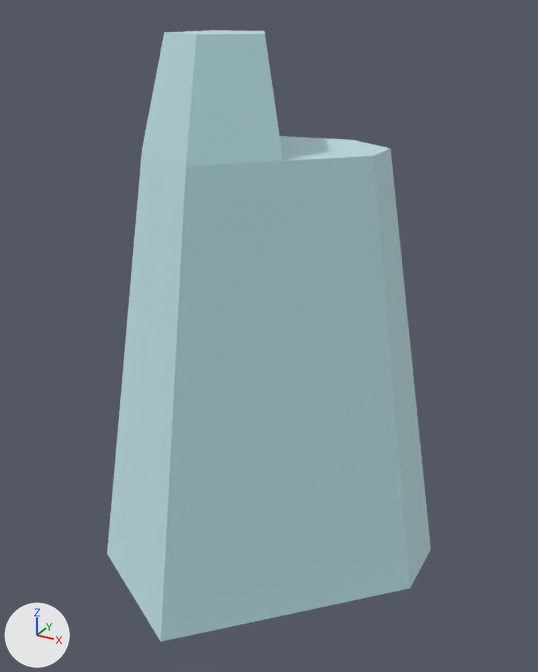
A saved change to the glTF model public/models/nf2/nature/stone_tallC.glb.
Rendered twice from a 50 mm lens placed at (0.468, -0.832, 0.759), pointed at (0.008, 0.004, 0.341). The axes (+X, +Y, +Z) are drawn at lower left. The lights are the same throughout. The first picture is the older version. Where no turn or scale is listed for an object, it has been applied to the vertices.

The older version as bpy lines, for what is in view:
```python
mat_stone = principled_material('stone')
mat_stone.base_color = (0.722, 0.886, 0.91)  # pale blue #ddf2f5
mat_stone.metallic = 1.0
mat_stone.roughness = 1.0
me_mesh_stone_tallc = bpy.data.meshes.new('Mesh stone_tallC')
me_mesh_stone_tallc.from_pydata(...)  # 19 vertices, 37 faces; spans x -0.228..0.228, y -0.218..0.218, z 0.0..0.783
# faces by material slot: [30, 7]
me_mesh_stone_tallc.materials.append(mat_stone)  # pale blue #ddf2f5
me_mesh_stone_tallc.materials.append(mat_defaultmat)  # white #ffffff
ob_stone_tallc = bpy.data.objects.new('stone_tallC', me_mesh_stone_tallc)
ob_stone_tallc.location = (0.0, 0.0, -0.05)
```
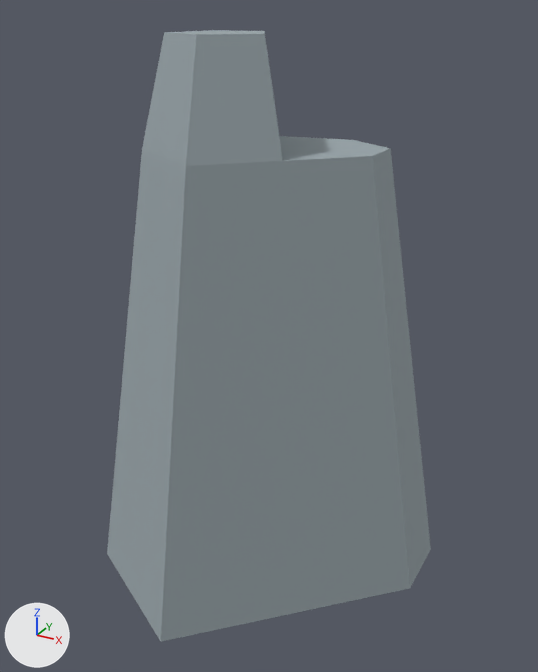
The change, as a list of edits to the scene's bpy script:
```text
Change mat_stone:
    mat_stone.metallic: 1.0 -> 0.0
    mat_stone.base_color: (0.722, 0.886, 0.91) -> (0.323, 0.381, 0.407)  # pale blue #ddf2f5 -> grey #9aa6ab
Remove ob_tmpparent:
    ob_tmpparent = bpy.data.objects.new('tmpParent', None)
    ob_tmpparent.location = (0.0, 0.0, 0.0)
```

What differs and where, as boxes [x1, y1, x2, y2] in the pictures (538 x 672 px):
'stone_tallC', recoloured, surface changed (pale blue to grey): [107, 30, 431, 642] in both
